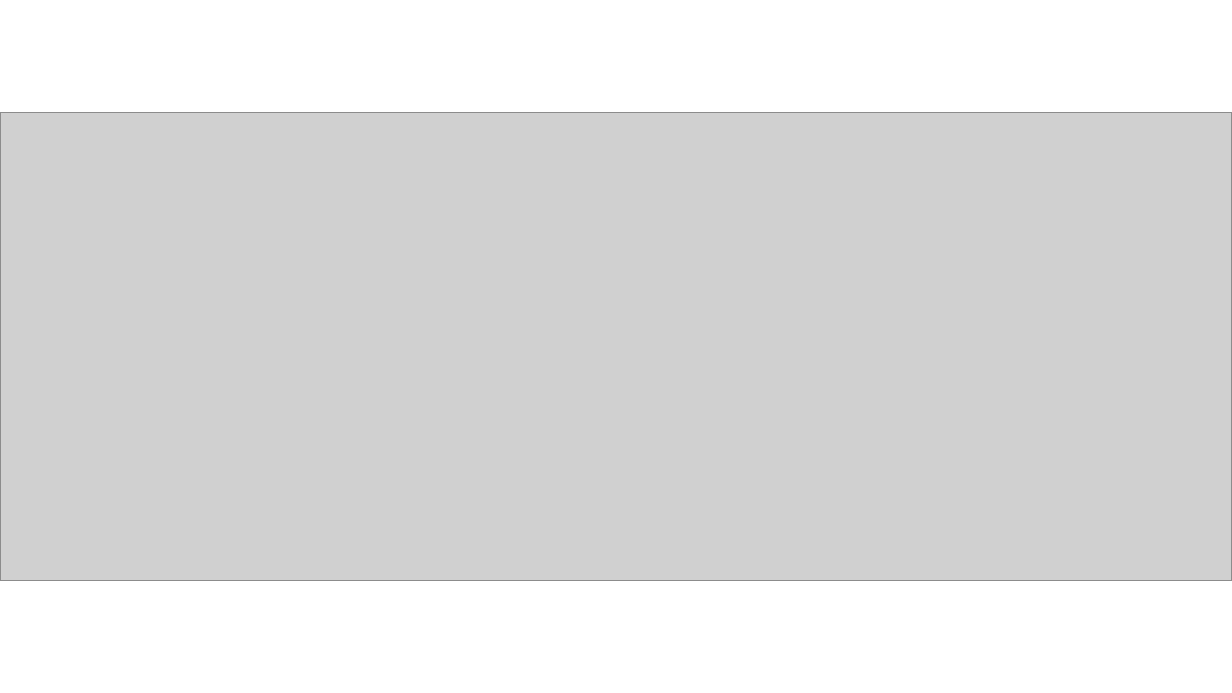
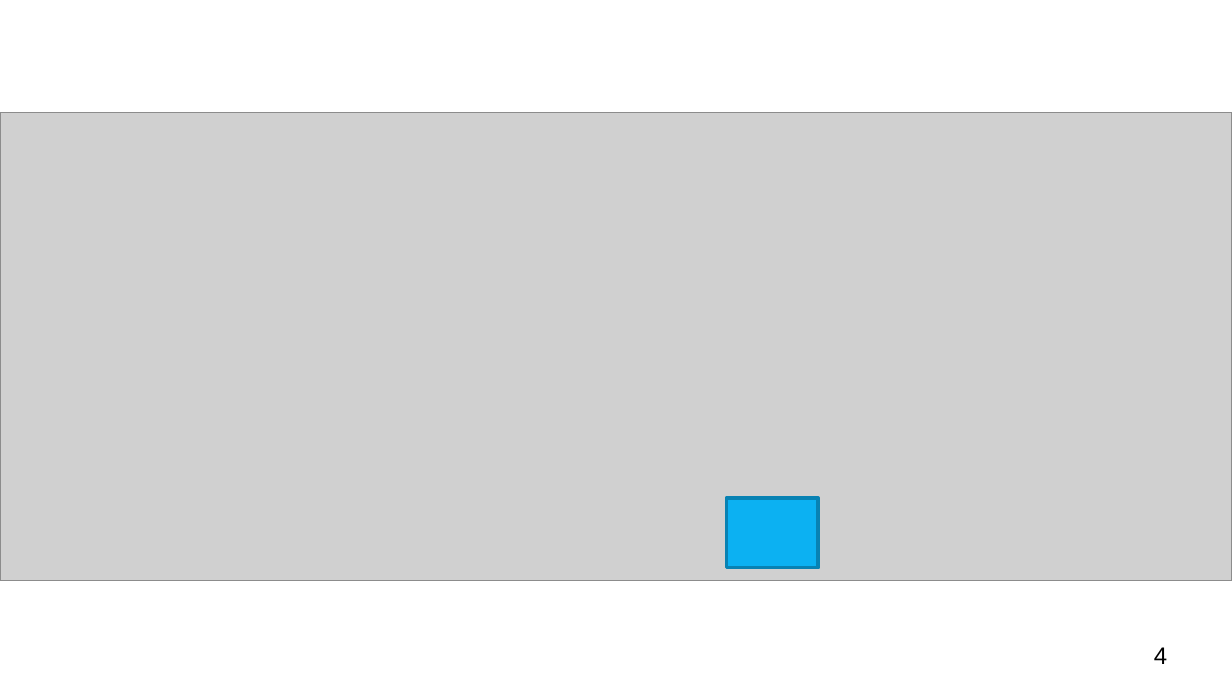
Before and after one commit to MightyGoldenOctopus/QCOMP, a slide deck: slide 4 of Slides/pptx/kickoff - TP.pptx (slide 3 before the commit). Drawn at 1232x693 pixels with LibreOffice and Linux fonts; fonts in the diff are those of the drawing; grey boxes stand for pictures. Boxes give left, top, right and bottom in pixels: in the first picture for what was removed or moved away, otherwise in the second. Text is boxed around its words. In the diff, an @@ line names an element or a change of style, - is before the commit and + after.

```diff
--- a/Slides/pptx/kickoff - TP.pptx
+++ b/Slides/pptx/kickoff - TP.pptx
@@ rectangle added at (727, 498, 819, 568), fill #0CB1F2, outline #0983B3 2 pt @@
@@ page number added at (1154, 647, 1167, 664), 14 pt, text #000000 @@
+4
```
Also in this commit, not shown: 11 other slides changed, 25 slides added, 24 slides removed.
